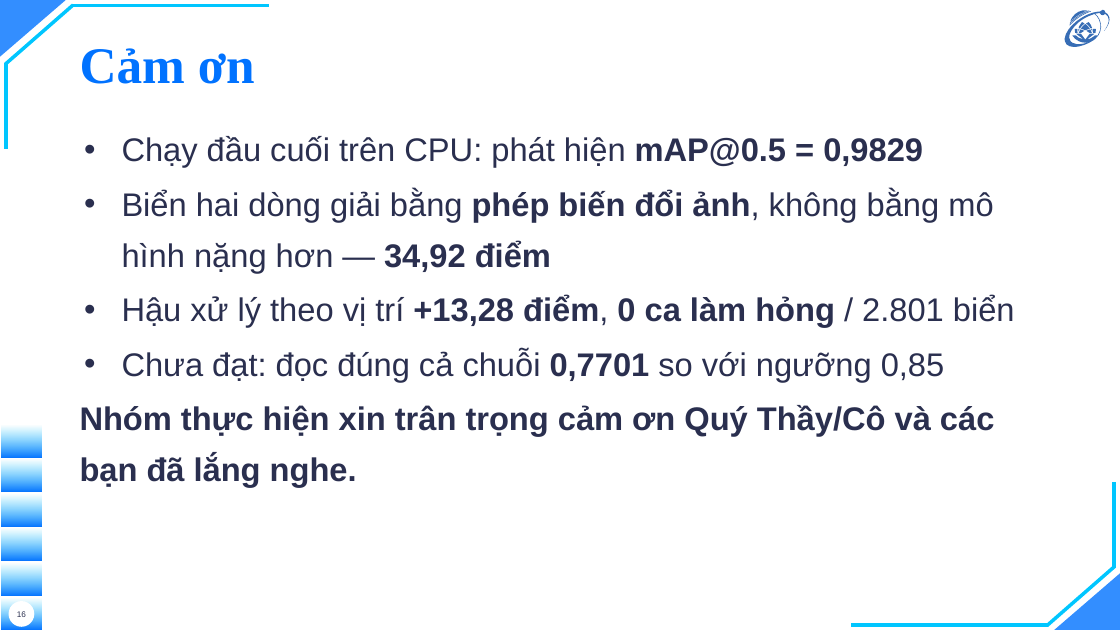
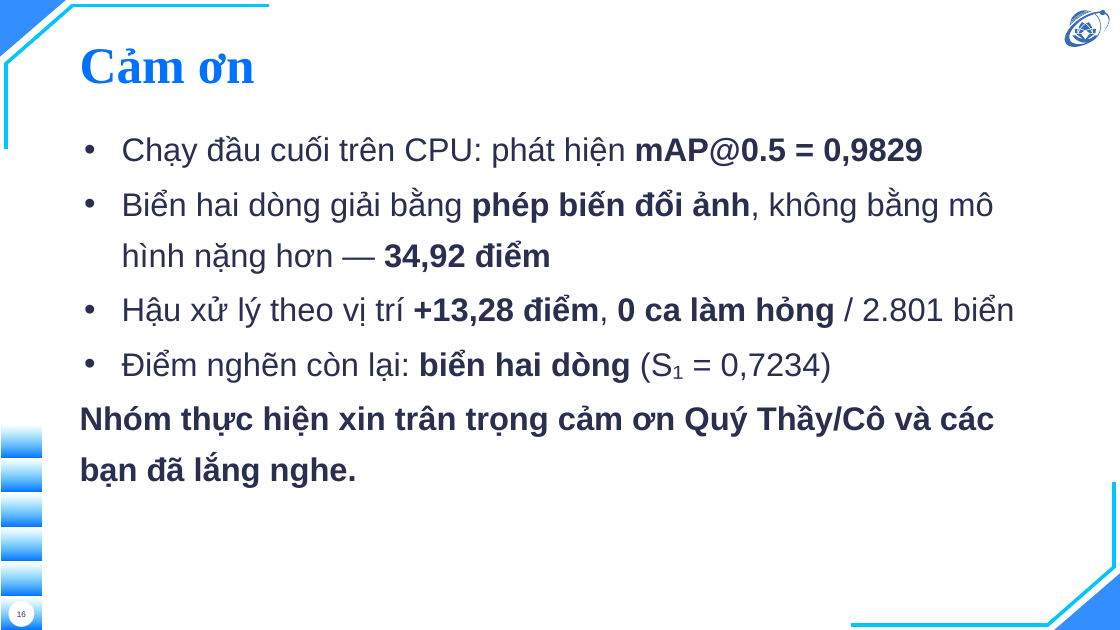
Before and after one commit to hieunguyen2604/alpr-do-an-mon-hoc, a slide deck: slide 16 of docs/slides/12-slides-mon-hoc.pptx. Drawn at 1120x630 pixels with LibreOffice and Linux fonts; fonts in the diff are those of the drawing; background and template pictures are left out. Boxes give left, top, right and bottom in pixels: in the first picture for what was removed or moved away, otherwise in the second. Text is boxed around its words. In the diff, an @@ line names an element or a change of style, - is before the commit and + after.

```diff
--- a/docs/slides/12-slides-mon-hoc.pptx
+++ b/docs/slides/12-slides-mon-hoc.pptx
@@ text at (122,350,832,382): text changed @@
-• Chưa đạt: đọc đúng cả chuỗi 0,7701 so với ngưỡng 0,85
+• Điểm nghẽn còn lại: biển hai dòng (S₁ = 0,7234)
```
Also in this commit, not shown: 1 other slide changed, 6 other files.
